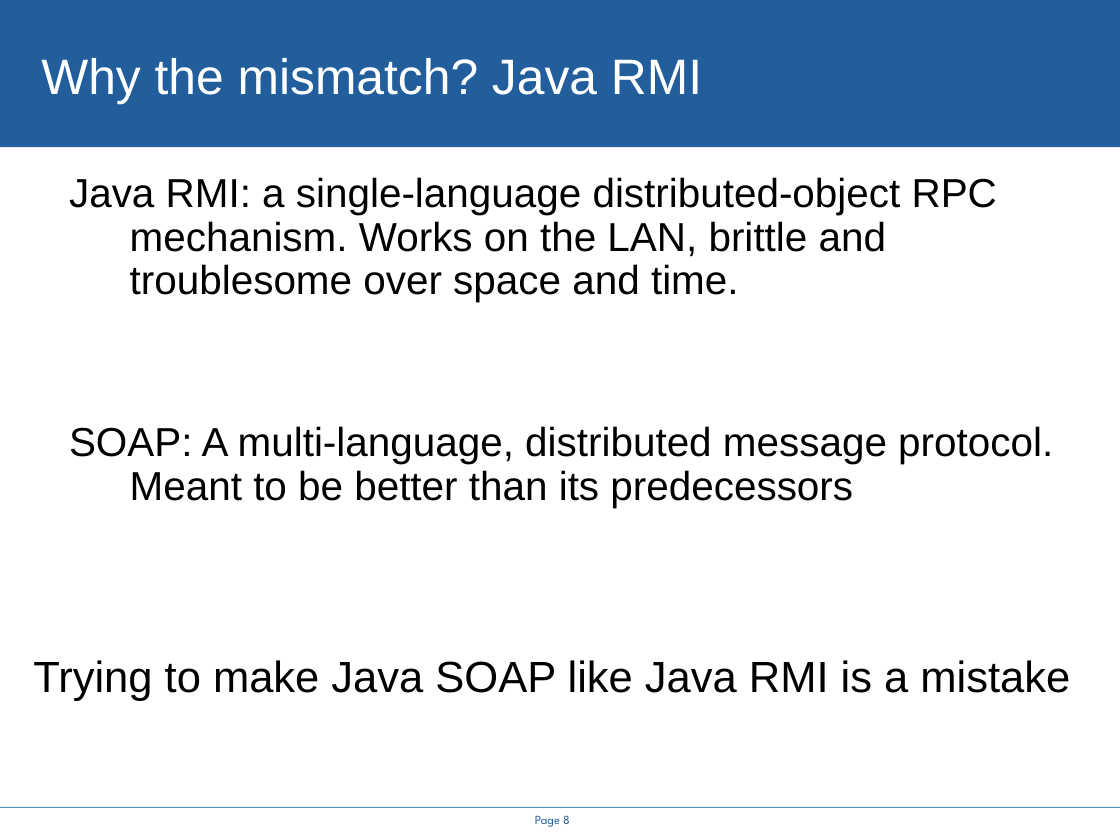
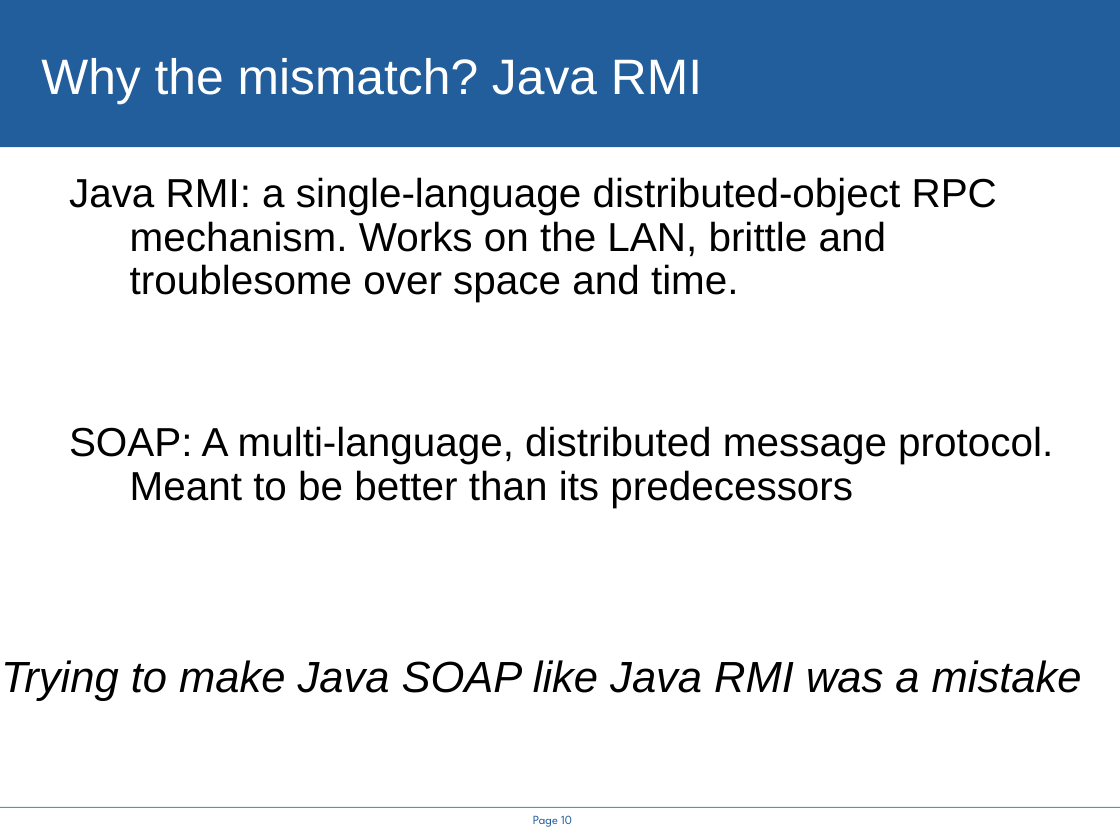
Before and after one commit to rhusar/smartfrog, a slide deck: slide 10 of projects/alpine/doc/icws2005/rethinking_the_java_SOAP_stack.ppt (slide 8 before the commit). Drawn at 1120x840 pixels with LibreOffice and Linux fonts; fonts in the diff are those of the drawing; background and template pictures are left out. Boxes give left, top, right and bottom in pixels: in the first picture for what was removed or moved away, otherwise in the second. Text is boxed around its words. In the diff, an @@ line names an element or a change of style, - is before the commit and + after.

```diff
--- a/projects/alpine/doc/icws2005/rethinking_the_java_SOAP_stack.ppt
+++ b/projects/alpine/doc/icws2005/rethinking_the_java_SOAP_stack.ppt
@@ text at (x1=1, y1=660, x2=1082, y2=701): text changed; italic on @@
-Trying to make Java SOAP like Java RMI is a mistake
+Trying to make Java SOAP like Java RMI was a mistake
@@ page number at (x1=533, y1=815, x2=572, y2=827): text changed @@
-Page 8
+Page 10
```
Also in this commit, not shown: 8 other slides changed, 6 slides added, 2 slides removed, 14 other files.
